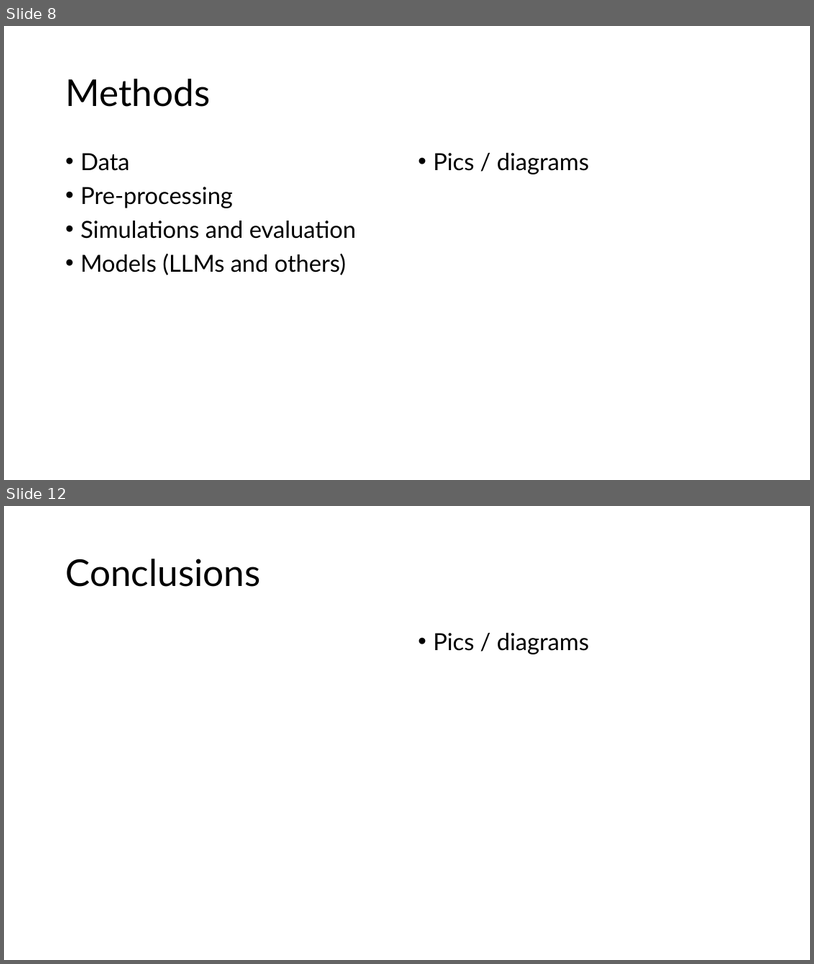
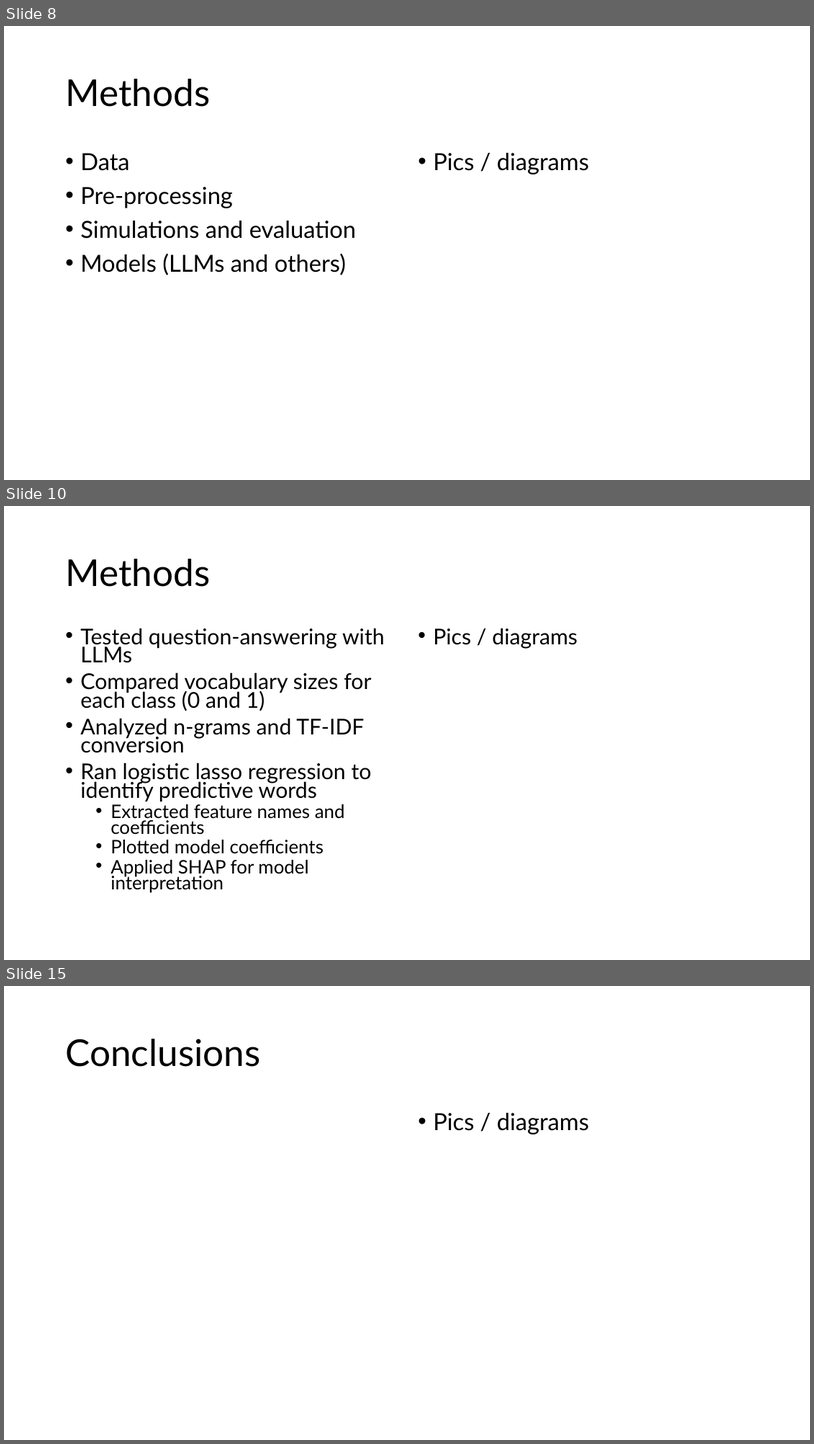
Before and after one commit to dianashams/NLP_sample_size_simulation_study, a slide deck: Determinants of the training corpus size for clinical.pptx. Shown one above the other, each under a label of ours: slides 8 and 12 before the commit, slides 8, 10 and 15 after it; the slides between them are not shown. The pictures are 814x964 and 814x1444 pixels, drawn with LibreOffice and Linux fonts; fonts in the diff are those of the drawing. Boxes give left, top, right and bottom in pixels: in the first picture for what was removed or moved away, otherwise in the second. Text is boxed around its words. In the diff, an @@ line names an element or a change of style, - is before the commit and + after.

```diff
--- a/Determinants of the training corpus size for clinical.pptx
+++ b/Determinants of the training corpus size for clinical.pptx
@@ slide 10 added at (x1=4, y1=506, x2=810, y2=960), background #FFFFFF @@
@@ title added at (x1=65, y1=559, x2=210, y2=587), 44 pt, text #000000 @@
+Methods
@@ text added at (x1=80, y1=628, x2=385, y2=892), 25.9 pt, text #000000 @@
+• Tested question-answering with LLMs
+• Compared vocabulary sizes for each class (0 and 1)
+• Analyzed n-grams and TF-IDF conversion
+• Ran logistic lasso regression to identify predictive words
+  • Extracted feature names and coefficients
+  • Plotted model coefficients
+  • Applied SHAP for model interpretation
@@ text added at (x1=433, y1=628, x2=578, y2=648), 25.9 pt, text #000000 @@
+• Pics / diagrams
@@ what was slide 12 is now slide 15 @@
```
Also in this commit, not shown: 2 slides changed, 3 other slides added, 1 slide removed.
